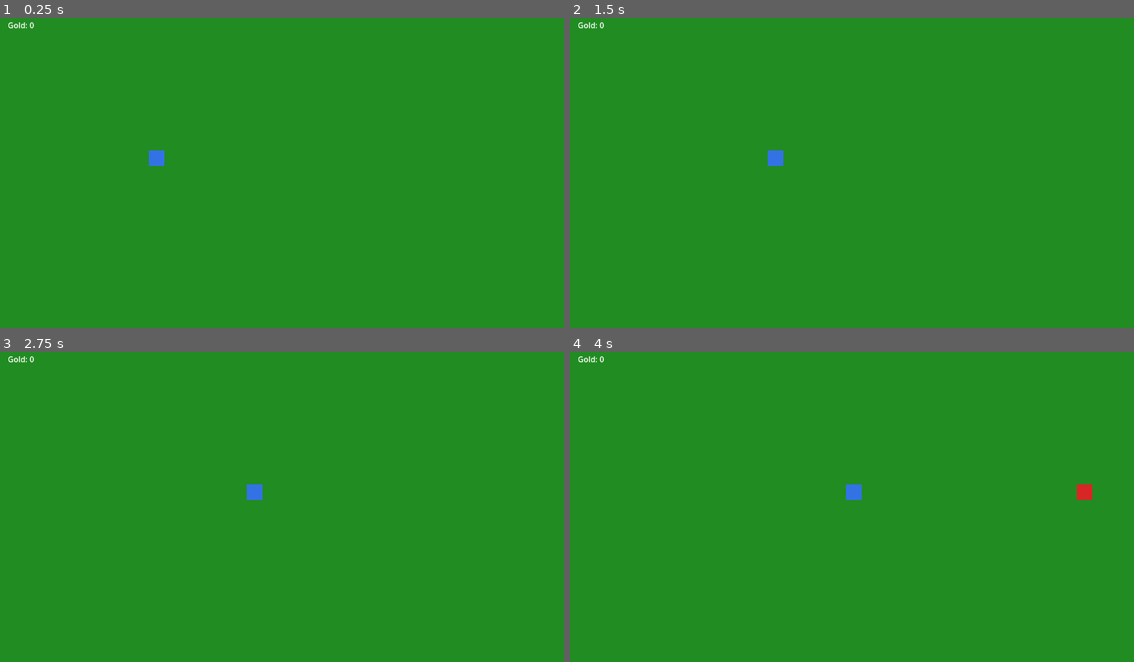
Above: before the commit, frames 1-4 (two rows, left to right).
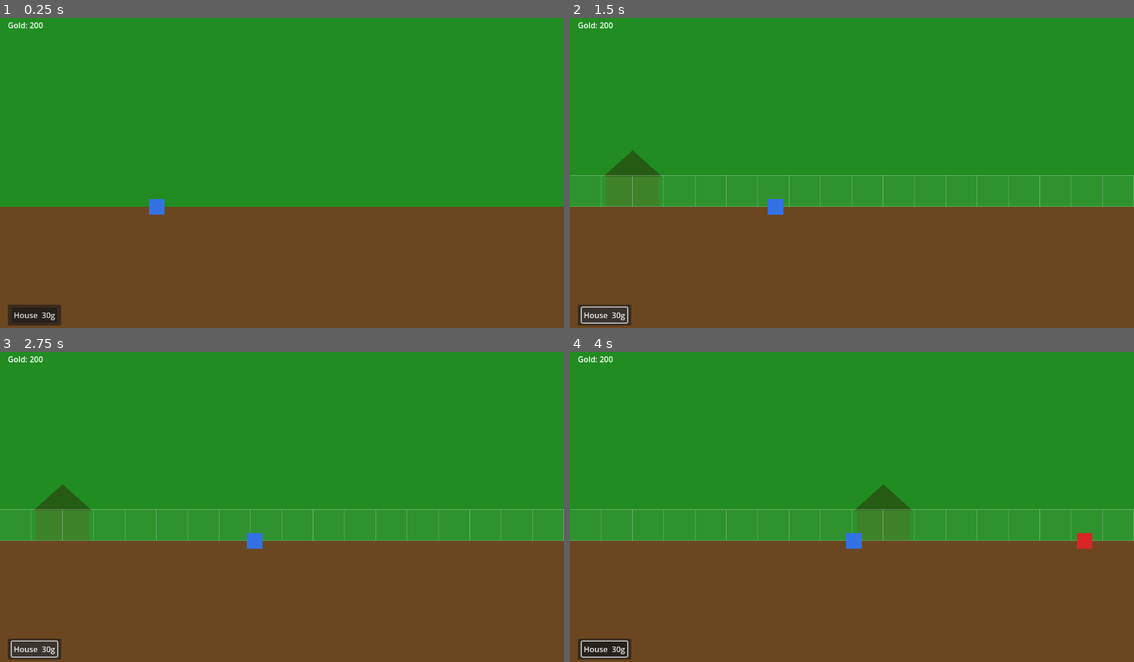
Above: after the commit, the same moments.

Repository: tintin117/hero_town
Game: Godot game, scene res://scenes/main.tscn
Two runs of this game, one before a commit and one after it. Both use one fixed random seed, a clock stepped at 60 frames per second and the inputs below.
Inputs (mouse positions are in pixels of both pictures, inside the frame that each line leads up to):
- Up to frame 1 (0.25 s): no input
- Up to frame 2 (1.5 s): click (603, 315) at 0.5 s, where only the run after the commit has a clickable "House 30g"; click (603, 315) at 1.25 s, where only the run after the commit has a clickable "House 30g"
- Up to frame 3 (2.75 s): click (33, 649) at 2 s, where only the run after the commit has a clickable "House 30g"
- Up to frame 4 (4 s): tap Enter at 2.75 s; move the mouse to (976, 488) at 2.77 s; click (976, 488) at 2.92 s; drag from (739, 519) to (852, 491) at 3.52 s

The runs differ from the first frame. In frame 1, 39% of the frame differs, in the area x 0-100%, y 1-100%; in frame 2, 41%; in frame 3, 41%; in frame 4, 41%.

Commit message:
add tiles system and health bars

Diff:
--- /dev/null
+++ b/scenes/building.tscn
@@ -0,0 +1,24 @@
+[gd_scene load_steps=3 format=3]
+
+[ext_resource type="Script" path="res://scripts/building.gd" id="1_building"]
+
+[sub_resource type="RectangleShape2D" id="RectangleShape2D_click"]
+size = Vector2(120, 116)
+
+[node name="Building" type="Node2D"]
+script = ExtResource("1_building")
+
+[node name="WallVisual" type="Polygon2D" parent="."]
+color = Color(0.6, 0.42, 0.22, 1)
+polygon = PackedVector2Array(-54, -62, 54, -62, 54, 0, -54, 0)
+
+[node name="RoofVisual" type="Polygon2D" parent="."]
+color = Color(0.42, 0.2, 0.1, 1)
+polygon = PackedVector2Array(-60, -62, 60, -62, 0, -116)
+
+[node name="ClickArea" type="Area2D" parent="."]
+monitorable = false
+
+[node name="ClickShape" type="CollisionShape2D" parent="ClickArea"]
+position = Vector2(0, -58)
+shape = SubResource("RectangleShape2D_click")
--- a/scenes/enemy.tscn
+++ b/scenes/enemy.tscn
@@ -1,6 +1,7 @@
-[gd_scene load_steps=3 format=3 uid="uid://b5kgwoij87jmg"]
+[gd_scene load_steps=4 format=3 uid="uid://b5kgwoij87jmg"]
 
 [ext_resource type="Script" uid="uid://c6l5lbi8uppni" path="res://scripts/enemy.gd" id="1_7p1mj"]
+[ext_resource type="Script" path="res://scripts/health_bar.gd" id="2_hbar"]
 
 [sub_resource type="RectangleShape2D" id="RectangleShape2D_md0e3"]
 size = Vector2(32, 32)
@@ -17,3 +18,6 @@
 
 [node name="AttackTimer" type="Timer" parent="."]
 wait_time = 1.5
+
+[node name="HealthBar" type="Node2D" parent="."]
+script = ExtResource("2_hbar")
--- a/scenes/hero.tscn
+++ b/scenes/hero.tscn
@@ -1,6 +1,7 @@
-[gd_scene load_steps=4 format=3 uid="uid://ci5sdkn2w1tmi"]
+[gd_scene load_steps=5 format=3 uid="uid://ci5sdkn2w1tmi"]
 
 [ext_resource type="Script" uid="uid://daeeycfiy1iax" path="res://scripts/hero.gd" id="1_3uyx6"]
+[ext_resource type="Script" uid="uid://df75gt6jsadq" path="res://scripts/health_bar.gd" id="2_hbar"]
 
 [sub_resource type="RectangleShape2D" id="RectangleShape2D_yvbpl"]
 size = Vector2(32, 32)
@@ -24,3 +25,6 @@
 shape = SubResource("CircleShape2D_06baw")
 
 [node name="AttackTimer" type="Timer" parent="."]
+
+[node name="HealthBar" type="Node2D" parent="."]
+script = ExtResource("2_hbar")
--- a/scenes/main.tscn
+++ b/scenes/main.tscn
@@ -1,6 +1,7 @@
-[gd_scene load_steps=2 format=3 uid="uid://ncuvc5qu5rx8"]
+[gd_scene load_steps=3 format=3 uid="uid://ncuvc5qu5rx8"]
 
 [ext_resource type="Script" uid="uid://byitqubjl1h7d" path="res://scripts/main.gd" id="1_o5qli"]
+[ext_resource type="Script" uid="uid://cfy6x4daulm4w" path="res://scripts/grid_overlay.gd" id="2_grid"]
 
 [node name="Main" type="Node2D"]
 script = ExtResource("1_o5qli")
@@ -9,6 +10,18 @@
 offset_right = 1152.0
 offset_bottom = 648.0
 color = Color(0.13, 0.55, 0.13, 1)
+
+[node name="Ground" type="ColorRect" parent="."]
+offset_top = 400.0
+offset_right = 1152.0
+offset_bottom = 648.0
+color = Color(0.42, 0.28, 0.13, 1)
+
+[node name="BuildingLayer" type="Node2D" parent="."]
+
+[node name="GridOverlay" type="Node2D" parent="."]
+visible = false
+script = ExtResource("2_grid")
 
 [node name="HeroesLayer" type="Node2D" parent="."]
 
--- /dev/null
+++ b/scripts/building.gd
@@ -0,0 +1,16 @@
+extends Node2D
+
+signal clicked(building: Node2D)
+
+var grid_pos: Vector2i = Vector2i.ZERO
+var building_type := "house"
+var footprint: Vector2i = Vector2i(2, 2)
+
+func _ready() -> void:
+	$ClickArea.input_event.connect(_on_click_area_input_event)
+
+func _on_click_area_input_event(_viewport: Node, event: InputEvent, _shape_idx: int) -> void:
+	if has_meta("is_ghost"):
+		return
+	if event is InputEventMouseButton and event.pressed and event.button_index == MOUSE_BUTTON_LEFT:
+		clicked.emit(self)
--- a/scripts/enemy.gd
+++ b/scripts/enemy.gd
@@ -12,6 +12,7 @@
 var hero: CharacterBody2D = null
 
 @onready var attack_timer: Timer = $AttackTimer
+@onready var health_bar: Node2D = $HealthBar
 
 func _ready() -> void:
 	add_to_group("enemies")
@@ -39,6 +40,7 @@
 
 func take_damage(amount: int) -> void:
 	hp -= amount
+	health_bar.update_bar(hp, max_hp)
 	if hp <= 0:
 		die()
 
--- /dev/null
+++ b/scripts/grid_overlay.gd
@@ -0,0 +1,17 @@
+extends Node2D
+
+const TILE_SIZE := 64
+const GROUND_Y := 400.0
+const STRIP_H := 64.0
+const LINE_COLOR := Color(1.0, 1.0, 1.0, 0.3)
+
+func _draw() -> void:
+	var vp_w := get_viewport_rect().size.x
+	var cols := int(vp_w / TILE_SIZE) + 1
+	var top := GROUND_Y - STRIP_H
+	draw_rect(Rect2(0.0, top, vp_w, STRIP_H), Color(1.0, 1.0, 1.0, 0.06))
+	for c in cols:
+		var x := float(c * TILE_SIZE)
+		draw_line(Vector2(x, top), Vector2(x, GROUND_Y), LINE_COLOR)
+	draw_line(Vector2(0.0, top), Vector2(vp_w, top), LINE_COLOR)
+	draw_line(Vector2(0.0, GROUND_Y), Vector2(vp_w, GROUND_Y), LINE_COLOR)
--- /dev/null
+++ b/scripts/health_bar.gd
@@ -0,0 +1,27 @@
+extends Node2D
+
+var max_value := 100.0
+var current_value := 100.0
+
+func update_bar(current: int, maximum: int) -> void:
+	current_value = float(current)
+	max_value = float(maximum)
+	queue_redraw()
+
+func _draw() -> void:
+	if current_value >= max_value:
+		return
+	var ratio := current_value / max_value
+	var w := 36.0
+	var h := 5.0
+	var x := -w * 0.5
+	var y := -30.0
+	draw_rect(Rect2(x, y, w, h), Color(0.15, 0.15, 0.15, 0.85))
+	var bar_color: Color
+	if ratio > 0.5:
+		bar_color = Color(0.1, 0.85, 0.1)
+	elif ratio > 0.25:
+		bar_color = Color(0.9, 0.85, 0.0)
+	else:
+		bar_color = Color(0.9, 0.1, 0.1)
+	draw_rect(Rect2(x, y, w * ratio, h), bar_color)
--- a/scripts/hero.gd
+++ b/scripts/hero.gd
@@ -16,6 +16,7 @@
 
 @onready var attack_timer: Timer = $AttackTimer
 @onready var detection_area: Area2D = $DetectionArea
+@onready var health_bar: Node2D = $HealthBar
 
 func _ready() -> void:
 	attack_timer.timeout.connect(_on_attack_timer_timeout)
@@ -92,5 +93,7 @@
 
 func take_damage(amount: int) -> void:
 	hp -= amount
+	health_bar.update_bar(hp, max_hp)
 	if hp <= 0:
 		hp = max_hp
+		health_bar.update_bar(hp, max_hp)
--- a/scripts/main.gd
+++ b/scripts/main.gd
@@ -1,29 +1,78 @@
 extends Node2D
 
-var gold := 0
+var gold := 200
 
 const HeroScene := preload("res://scenes/hero.tscn")
 const EnemyScene := preload("res://scenes/enemy.tscn")
+const BuildingScene := preload("res://scenes/building.tscn")
+
+const TILE_SIZE := 64
+const GROUND_Y := 400.0
+const BUILDING_COSTS := {"house": 30}
+const BUILDING_FOOTPRINTS := {"house": Vector2i(2, 1)}
+const SAVE_PATH := "user://buildings.sav"
 
 @onready var heroes_layer: Node2D = $HeroesLayer
 @onready var enemies_layer: Node2D = $EnemiesLayer
+@onready var building_layer: Node2D = $BuildingLayer
 @onready var enemy_spawner: Timer = $EnemySpawner
 @onready var gold_label: Label = $UI/GoldLabel
+@onready var grid_overlay: Node2D = $GridOverlay
 
 var hero_instance: CharacterBody2D = null
+var occupied_cells: Dictionary = {}
+var placement_mode := false
+var moving_building: Node2D = null
+var ghost_building: Node2D = null
+var pending_type := ""
+var build_buttons: Dictionary = {}
+var _just_placed := false
 
 func _ready() -> void:
 	enemy_spawner.timeout.connect(_on_enemy_spawner_timeout)
+	_add_ground_strip()
 	_spawn_hero()
+	_create_build_ui()
+	_load_buildings()
+	gold_label.text = "Gold: %d" % gold
+	_update_build_buttons()
+
+func _add_ground_strip() -> void:
+	var ground := ColorRect.new()
+	ground.color = Color(0.42, 0.28, 0.13, 1)
+	ground.offset_top = GROUND_Y
+	ground.offset_right = 1152.0
+	ground.offset_bottom = 648.0
+	add_child(ground)
+	move_child(ground, 1)
+
+func _create_build_ui() -> void:
+	var panel := PanelContainer.new()
+	panel.position = Vector2(16.0, 600.0)
+	$UI.add_child(panel)
+	var margin := MarginContainer.new()
+	margin.add_theme_constant_override("margin_left", 8)
+	margin.add_theme_constant_override("margin_right", 8)
+	margin.add_theme_constant_override("margin_top", 6)
+	margin.add_theme_constant_override("margin_bottom", 6)
+	panel.add_child(margin)
+	var hbox := HBoxContainer.new()
+	margin.add_child(hbox)
+	var btn := Button.new()
+	btn.text = "House  30g"
+	btn.disabled = true
+	btn.pressed.connect(func(): start_build("house"))
+	hbox.add_child(btn)
+	build_buttons["house"] = btn
 
 func _spawn_hero() -> void:
 	hero_instance = HeroScene.instantiate()
-	hero_instance.position = Vector2(300.0, 300.0)
+	hero_instance.position = Vector2(300.0, GROUND_Y)
 	heroes_layer.add_child(hero_instance)
 
 func _on_enemy_spawner_timeout() -> void:
 	var enemy: CharacterBody2D = EnemyScene.instantiate()
-	enemy.position = Vector2(1100.0, 300.0)
+	enemy.position = Vector2(1100.0, GROUND_Y)
 	enemies_layer.add_child(enemy)
 	enemy.setup(hero_instance)
 	enemy.died.connect(_on_enemy_died)
@@ -32,5 +81,159 @@
 	add_gold(amount)
 
 func add_gold(amount: int) -> void:
-	gold += amount
+	gold = max(0, gold + amount)
 	gold_label.text = "Gold: %d" % gold
+	_update_build_buttons()
+
+func _update_build_buttons() -> void:
+	for type in build_buttons:
+		var cost: int = BUILDING_COSTS.get(type, 9999)
+		build_buttons[type].disabled = gold < cost
+
+# --- Footprint helpers ---
+
+# Buildings only snap on the X axis; Y is always GROUND_Y.
+func _fp_to_world(gpos: Vector2i, fp: Vector2i) -> Vector2:
+	return Vector2(gpos.x * TILE_SIZE + fp.x * TILE_SIZE * 0.5, GROUND_Y)
+
+func _get_current_fp() -> Vector2i:
+	if placement_mode:
+		return BUILDING_FOOTPRINTS.get(pending_type, Vector2i(1, 1))
+	if moving_building:
+		return moving_building.footprint
+	return Vector2i(1, 1)
+
+func _is_footprint_occupied(gpos: Vector2i, fp: Vector2i, ignore: Node2D = null) -> bool:
+	for dy in fp.y:
+		for dx in fp.x:
+			var cell := gpos + Vector2i(dx, dy)
+			if occupied_cells.has(cell) and occupied_cells.get(cell) != ignore:
+				return true
+	return false
+
+func _register_footprint(gpos: Vector2i, fp: Vector2i, building: Node2D) -> void:
+	for dy in fp.y:
+		for dx in fp.x:
+			occupied_cells[gpos + Vector2i(dx, dy)] = building
+
+func _unregister_footprint(gpos: Vector2i, fp: Vector2i) -> void:
+	for dy in fp.y:
+		for dx in fp.x:
+			occupied_cells.erase(gpos + Vector2i(dx, dy))
+
+# --- Placement ---
+
+func _process(_delta: float) -> void:
+	_just_placed = false
+	if ghost_building and (placement_mode or moving_building):
+		var gpos := _world_to_grid(get_global_mouse_position())
+		var fp := _get_current_fp()
+		ghost_building.position = _fp_to_world(gpos, fp)
+		var occupied: bool = _is_footprint_occupied(gpos, fp, moving_building)
+		ghost_building.modulate = Color(0.4, 1.0, 0.4, 0.55) if not occupied else Color(1.0, 0.3, 0.3, 0.55)
+
+func _unhandled_input(event: InputEvent) -> void:
+	if not (placement_mode or moving_building):
+		return
+	if event is InputEventMouseButton and event.pressed:
+		if event.button_index == MOUSE_BUTTON_LEFT:
+			_handle_place_click(get_global_mouse_position())
+		elif event.button_index == MOUSE_BUTTON_RIGHT:
+			_cancel_placement()
+	if event is InputEventKey and event.pressed and event.keycode == KEY_ESCAPE:
+		_cancel_placement()
+
+func _world_to_grid(world_pos: Vector2) -> Vector2i:
+	return Vector2i(int(floor(world_pos.x / TILE_SIZE)), 0)
+
+func start_build(type: String) -> void:
+	if placement_mode or moving_building:
+		_cancel_placement()
+	pending_type = type
+	placement_mode = true
+	grid_overlay.visible = true
+	_spawn_ghost()
+
+func _spawn_ghost() -> void:
+	if ghost_building:
+		ghost_building.queue_free()
+	ghost_building = BuildingScene.instantiate()
+	ghost_building.set_meta("is_ghost", true)
+	building_layer.add_child(ghost_building)
+
+func _handle_place_click(world_pos: Vector2) -> void:
+	var gpos := _world_to_grid(world_pos)
+	var fp := _get_current_fp()
+	var occupied: bool = _is_footprint_occupied(gpos, fp, moving_building)
+	if occupied:
+		return
+	if placement_mode:
+		var cost: int = BUILDING_COSTS.get(pending_type, 9999)
+		if gold < cost:
+			return
+		_place_building(pending_type, gpos)
+		_just_placed = true
+		add_gold(-cost)
+		_cancel_placement()
+		_save_buildings()
+	elif moving_building:
+		_unregister_footprint(moving_building.grid_pos, moving_building.footprint)
+		moving_building.grid_pos = gpos
+		moving_building.position = _fp_to_world(gpos, moving_building.footprint)
+		moving_building.modulate = Color.WHITE
+		_register_footprint(gpos, moving_building.footprint, moving_building)
+		moving_building = null
+		_cancel_placement()
+		_save_buildings()
+
+func _place_building(type: String, gpos: Vector2i) -> void:
+	var fp: Vector2i = BUILDING_FOOTPRINTS.get(type, Vector2i(1, 1))
+	var b: Node2D = BuildingScene.instantiate()
+	b.grid_pos = gpos
+	b.footprint = fp
+	b.building_type = type
+	b.position = _fp_to_world(gpos, fp)
+	building_layer.add_child(b)
+	_register_footprint(gpos, fp, b)
+	b.clicked.connect(_on_building_clicked)
+
+func _on_building_clicked(building: Node2D) -> void:
+	if placement_mode or moving_building or _just_placed:
+		return
+	moving_building = building
+	building.modulate = Color(1.0, 1.0, 0.5, 0.75)
+	grid_overlay.visible = true
+	_spawn_ghost()
+
+func _save_buildings() -> void:
+	var data: Array = []
+	for child in building_layer.get_children():
+		if child.has_meta("is_ghost"):
+			continue
+		data.append({"type": child.building_type, "gx": child.grid_pos.x})
+	var file: FileAccess = FileAccess.open(SAVE_PATH, FileAccess.WRITE)
+	if file:
+		file.store_string(JSON.stringify(data))
+
+func _load_buildings() -> void:
+	if not FileAccess.file_exists(SAVE_PATH):
+		return
+	var file: FileAccess = FileAccess.open(SAVE_PATH, FileAccess.READ)
+	if not file:
+		return
+	var result: Variant = JSON.parse_string(file.get_as_text())
+	if not result is Array:
+		return
+	for entry: Dictionary in (result as Array):
+		_place_building(entry["type"], Vector2i(int(entry["gx"]), 0))
+
+func _cancel_placement() -> void:
+	placement_mode = false
+	pending_type = ""
+	if moving_building:
+		moving_building.modulate = Color.WHITE
+		moving_building = null
+	grid_overlay.visible = false
+	if ghost_building:
+		ghost_building.queue_free()
+		ghost_building = null
Not shown, changed: .claude/settings.local.json
Not shown, added: scripts/building.gd.uid
Not shown, added: scripts/grid_overlay.gd.uid
Not shown, added: scripts/health_bar.gd.uid
